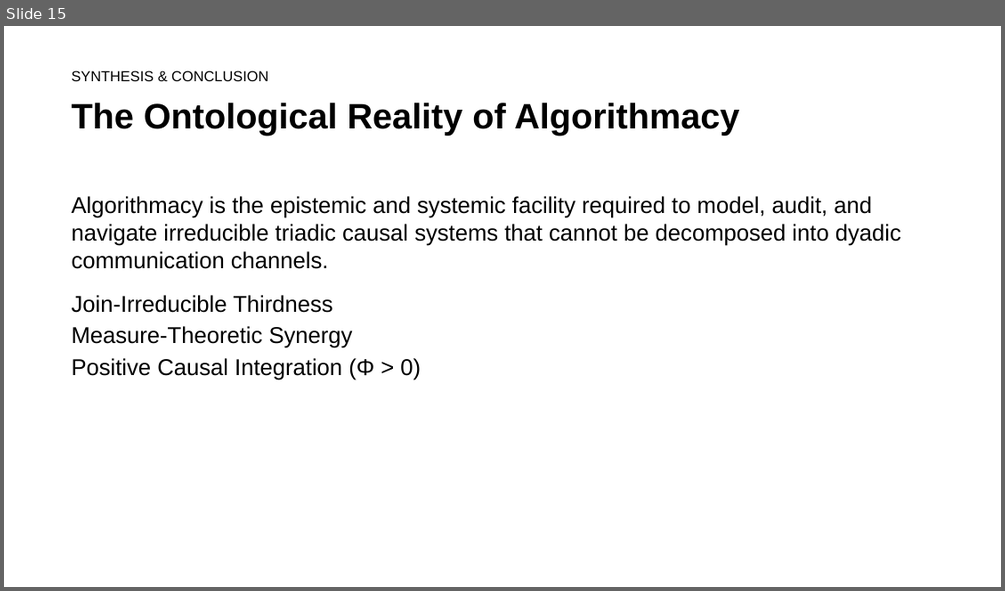
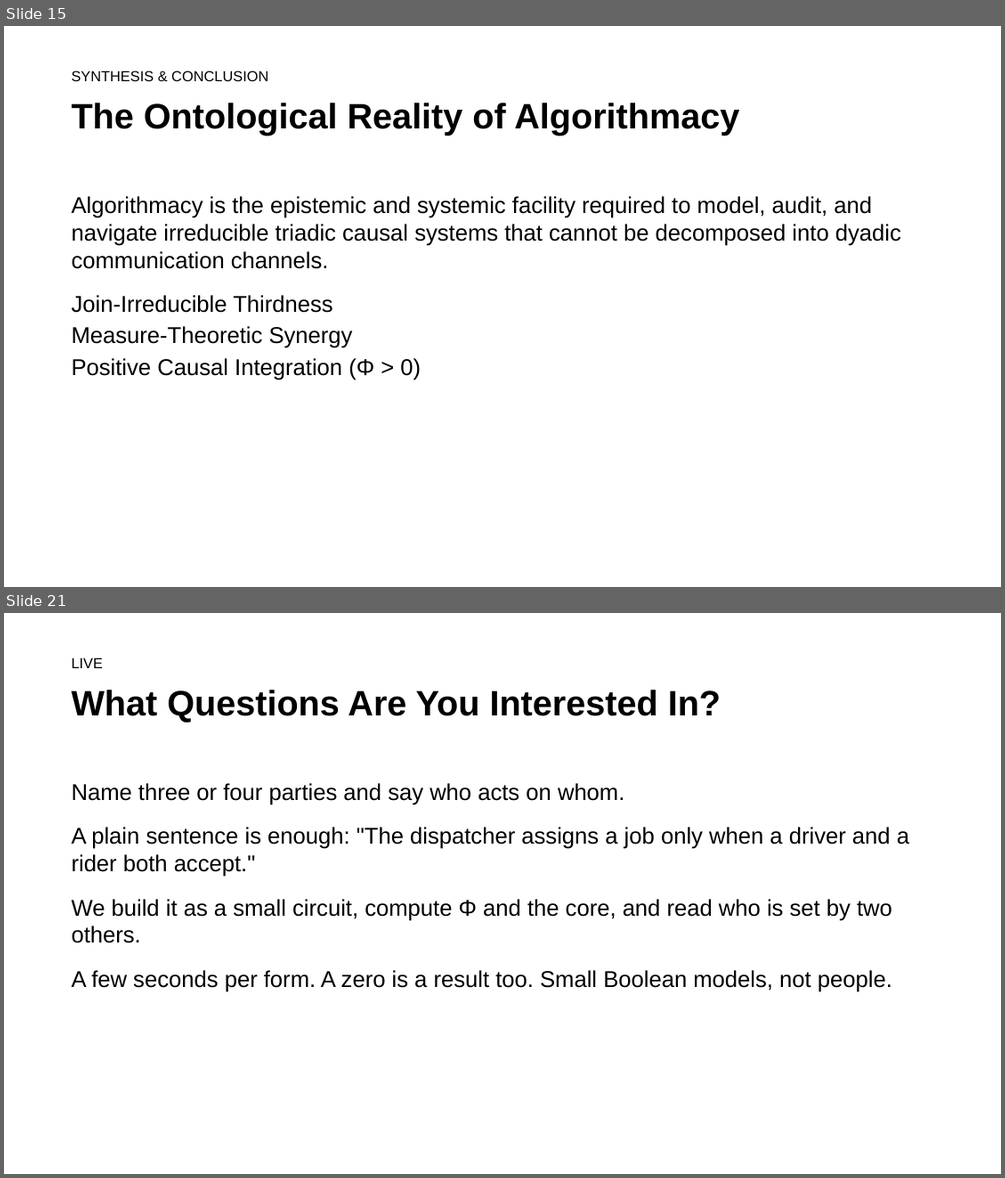
Before and after one commit to rogerSuperBuilderAlpha/algorithmacy-lab, a slide deck: submissions/triadic_reduction/talk/deck.pptx. Shown one above the other, each under a label of ours: slide 15 before the commit, slides 15 and 21 after it; the slides between them are not shown. The pictures are 1005x591 and 1005x1178 pixels, drawn with LibreOffice and Linux fonts; fonts in the diff are those of the drawing. Boxes give left, top, right and bottom in pixels: in the first picture for what was removed or moved away, otherwise in the second. Text is boxed around its words. In the diff, an @@ line names an element or a change of style, - is before the commit and + after.

```diff
--- a/submissions/triadic_reduction/talk/deck.pptx
+++ b/submissions/triadic_reduction/talk/deck.pptx
@@ slide 21 added at <box>4,613,1001,1174</box>, background #FFFFFF @@
@@ text added at <box>72,657,103,668</box>, 14 pt, text #000000 @@
+LIVE
@@ text added at <box>72,690,720,722</box>, 34 pt, text #000000, bold @@
+What Questions Are You Interested In?
@@ text added at <box>72,783,909,992</box>, 22 pt, text #000000 @@
+Name three or four parties and say who acts on whom.
+A plain sentence is enough: "The dispatcher assigns a job only when a driver and a rider both accept."
+We build it as a small circuit, compute Φ and the core, and read who is set by two others.
+A few seconds per form. A zero is a result too. Small Boolean models, not people.
```
Also in this commit, not shown: 6 other slides added, 13 other files.
